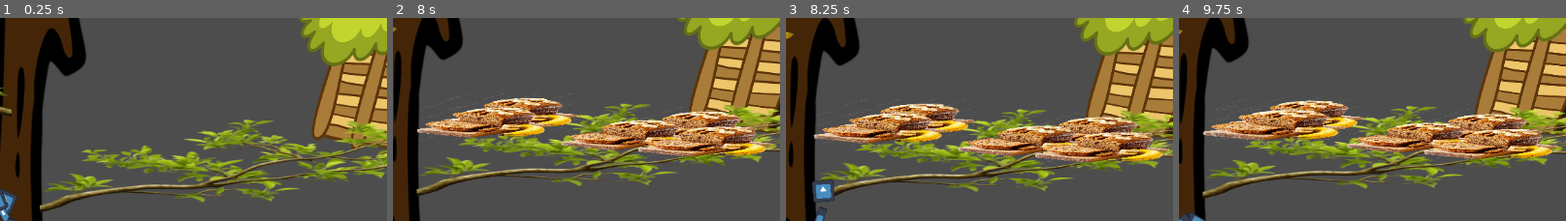
Above: before the commit, frames 1-4 (left to right).
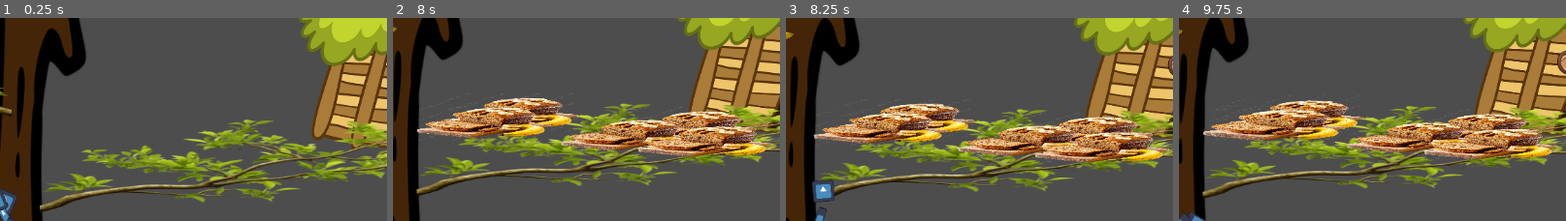
Above: after the commit, the same moments.

Repository: xjalder/banana-bar-bistro
Game: Godot game, scene res://logic/main.tscn
Same seed, same stepped clock (60 frames per second), same inputs: the game is played once before the commit and once after it. The engine's default icon, where the game draws it, is replaced by a stand-in: a white triangle on a blue panel in a dark square.
Inputs (mouse positions are % of the whole screen's width and height, from its top left):
- Up to frame 1 (0.25 s): no input
- Up to frame 2 (8 s): move the mouse to (72, 48) at 0.52 s; hold E (right_arm) 0.53-1.28 s; hold S (crouch) 0.53-1.28 s; move the mouse to (30, 59) at 1.27 s; hold Q (left_arm) 1.28-2.03 s; tap S (crouch) every 1.5 s from 1.35 to 7.35 s; move the mouse to (60, 30) at 2.02 s; hold S (crouch) 2.03-2.78 s; hold E (right_arm) 2.03-3.53 s; move the mouse to (45, 75) at 2.77 s; move the mouse to (80, 69) at 3.52 s; hold S (crouch) 3.53-4.28 s; hold Q (left_arm) 3.53-5.78 s; move the mouse to (20, 37) at 4.27 s; move the mouse to (55, 53) at 5.02 s; hold S (crouch) 5.03-5.78 s; move the mouse to (35, 27) at 5.77 s; hold E (right_arm) from 5.78 s (still down); move the mouse to (72, 48) at 6.52 s; hold S (crouch) 6.53-7.28 s; move the mouse to (30, 59) at 7.27 s
- Up to frame 3 (8.25 s): move the mouse to (60, 30) at 8.02 s; release E (right_arm) at 8.03 s; hold Q (left_arm) from 8.03 s (still down); hold S (crouch) from 8.03 s (still down)
- Up to frame 4 (9.75 s): move the mouse to (45, 75) at 8.77 s; release S (crouch) at 8.78 s; tap S (crouch) at 8.85 s; move the mouse to (80, 69) at 9.52 s; release Q (left_arm) at 9.53 s; hold E (right_arm) from 9.53 s (still down); hold S (crouch) from 9.53 s (still down)
The pictures show only the part of the screen within x 50-100%, y 0-50%; the shares and areas given below are measured in that part.

Frames 1-2 are identical in both runs. In frame 3, 0.1% of the frame differs, in the area x 98-100%, y 18-29%; in frame 4, 0.2%, in the area x 97-100%, y 16-47%.
Error before the commit: Parse Error: Expected indented block after function declaration. (res://map/banana)

Commit message:
hand sell fix

Diff:
--- a/logic/game_manager.gd
+++ b/logic/game_manager.gd
@@ -10,7 +10,8 @@
 var upgrades = {
 	"capacity": 3,
 	"time_to_unhappy": 3,
-	"time_to_new_customer" : 4}
+	"time_to_new_customer" : 4,
+	"money_multiplier" : 1.0}
 
 var owned_items = []
 
--- a/map/banana hut/banana_hut.gd
+++ b/map/banana hut/banana_hut.gd
@@ -77,6 +77,7 @@
 
 # Called every frame. 'delta' is the elapsed time since the previous frame.
 func _process(delta: float) -> void:
+	pass
 
 func _remove_monkey_with_order(order : Enums.Order) -> void:
 	for i in range(len(monkeys)):
--- a/map/banana hut/hut_area.gd
+++ b/map/banana hut/hut_area.gd
@@ -5,4 +5,4 @@
 	body_entered.connect(_on_area_2d_body_entered)
 
 func _on_area_2d_body_entered(body):
-	banana_hut._remove_monkey_with_order(banana_hut.left_hand)
+	banana_hut._remove_monkey_with_order(Enums.Order.BANANA_SMOOTHIE)
--- a/map/banana hut/monkey_customer.gd
+++ b/map/banana hut/monkey_customer.gd
@@ -18,10 +18,13 @@
 	var x: int = randi_range(0, values.size() - 1)
 	if (values[x] == Enums.Order.BANANA):
 		_spawn_sprite(order_sprite, "res://assets/banana hut/banana.png")
+		order = Enums.Order.BANANA
 	elif (values[x] == Enums.Order.BANANA_BREAD):
 		_spawn_sprite(order_sprite, "res://assets/banana hut/banana_bread.png")
+		order = Enums.Order.BANANA_BREAD
 	elif (values[x] == Enums.Order.BANANA_SMOOTHIE):
 		_spawn_sprite(order_sprite, "res://assets/banana hut/smoothie.png")
+		order = Enums.Order.BANANA_SMOOTHIE
 
 
 func _spawn_sprite(scene : PackedScene, path :String) -> void:
